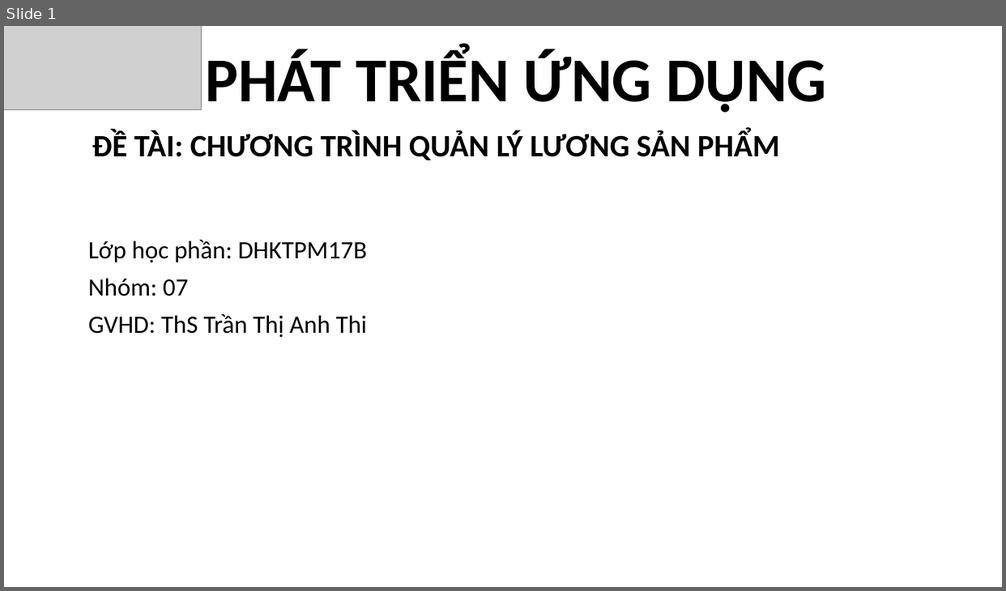
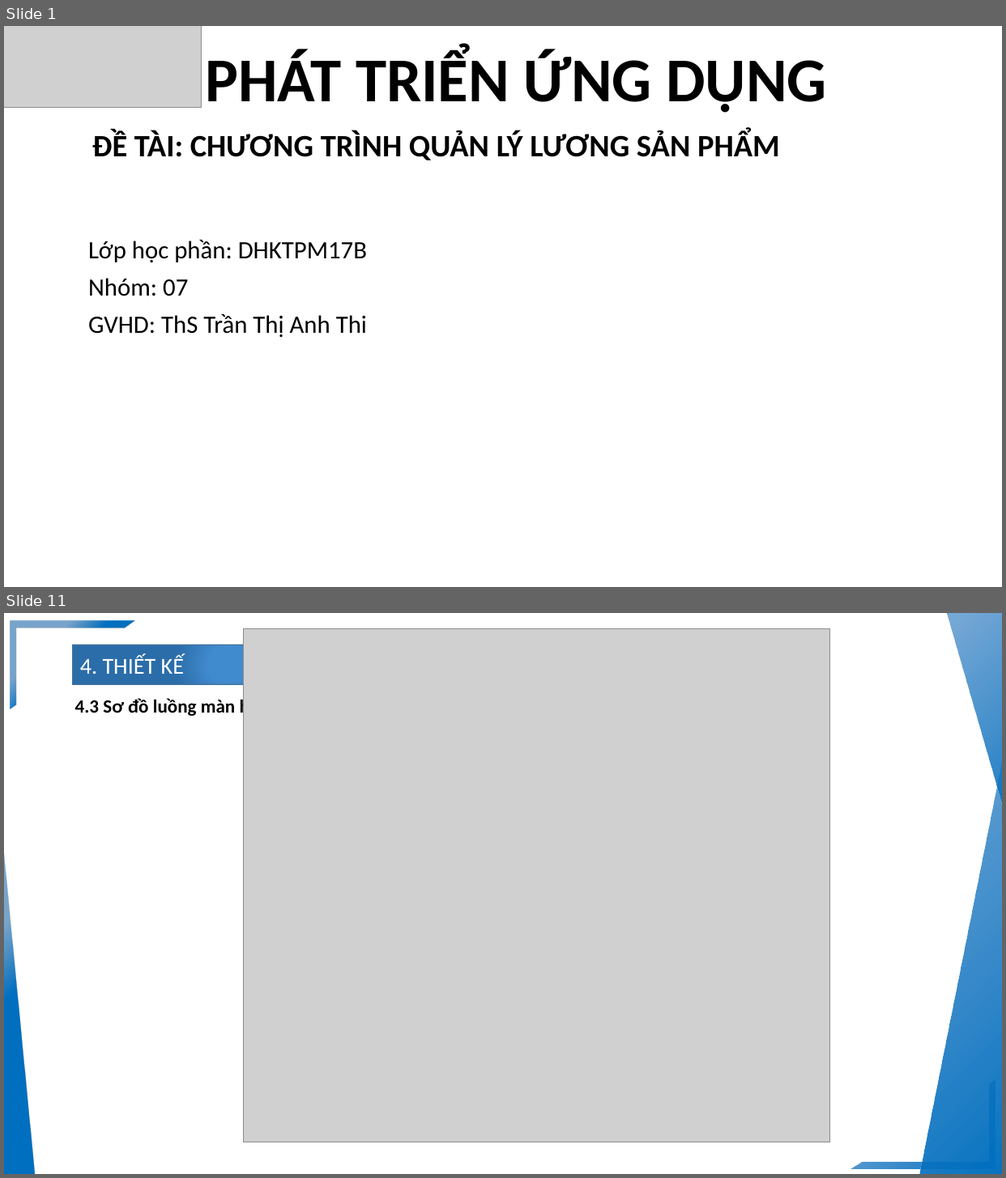
Before and after one commit to AnVungTau/PTUD-Nhoms7_l-ng, a slide deck: PTUD_2023_Nhom7_DHKTPM17B/FileTrinhChieu/Nhom07_UngDungQuanLyLuongSanPham.pptx. Shown one above the other, each under a label of ours: slide 1 before the commit, slides 1 and 11 after it; the slides between them are not shown. The pictures are 1006x591 and 1006x1178 pixels, drawn with LibreOffice and Linux fonts; fonts in the diff are those of the drawing; grey boxes stand for pictures; background and template pictures are left out. Boxes give left, top, right and bottom in pixels: in the first picture for what was removed or moved away, otherwise in the second. Text is boxed around its words. In the diff, an @@ line names an element or a change of style, - is before the commit and + after.

```diff
--- a/PTUD_2023_Nhom7_DHKTPM17B/FileTrinhChieu/Nhom07_UngDungQuanLyLuongSanPham.pptx
+++ b/PTUD_2023_Nhom7_DHKTPM17B/FileTrinhChieu/Nhom07_UngDungQuanLyLuongSanPham.pptx
@@ slide 11 added at bbox=[4, 613, 1002, 1174], background #FFFFFF @@
@@ half frame added at bbox=[10, 620, 135, 709], fill gradient #0070C0 to #2D71AE @@
@@ picture added at bbox=[243, 629, 829, 1143] @@
@@ right triangle added at bbox=[943, 613, 1002, 877], fill gradient #0070C0 to #327DC2 @@
@@ pentagon arrow added at bbox=[73, 645, 385, 685], fill gradient #408BCE to #2B6DA9, outline #43739E 1 pt, 22 pt, text #FFFFFF @@
+4. THIẾT KẾ
@@ right triangle added at bbox=[918, 655, 1002, 1174], fill gradient #0070C0 to #327DC2 @@
@@ text added at bbox=[75, 697, 275, 718], 18 pt, text #000000, bold @@
+4.3 Sơ đồ luồng màn hình
@@ right triangle added at bbox=[4, 813, 36, 1174], fill gradient #0070C0 to #2D71AE @@
@@ half frame added at bbox=[850, 1080, 995, 1169], fill gradient #0070C0 to #327DC2 @@
@@ slide 1 changed as well @@
@@ picture: place and size @@
-picture at bbox=[4, 26, 201, 110]
+picture at bbox=[4, 26, 201, 107]
```
Also in this commit, not shown: 1 other slide changed, 15 other slides added, 10 slides removed, 3 other files.
